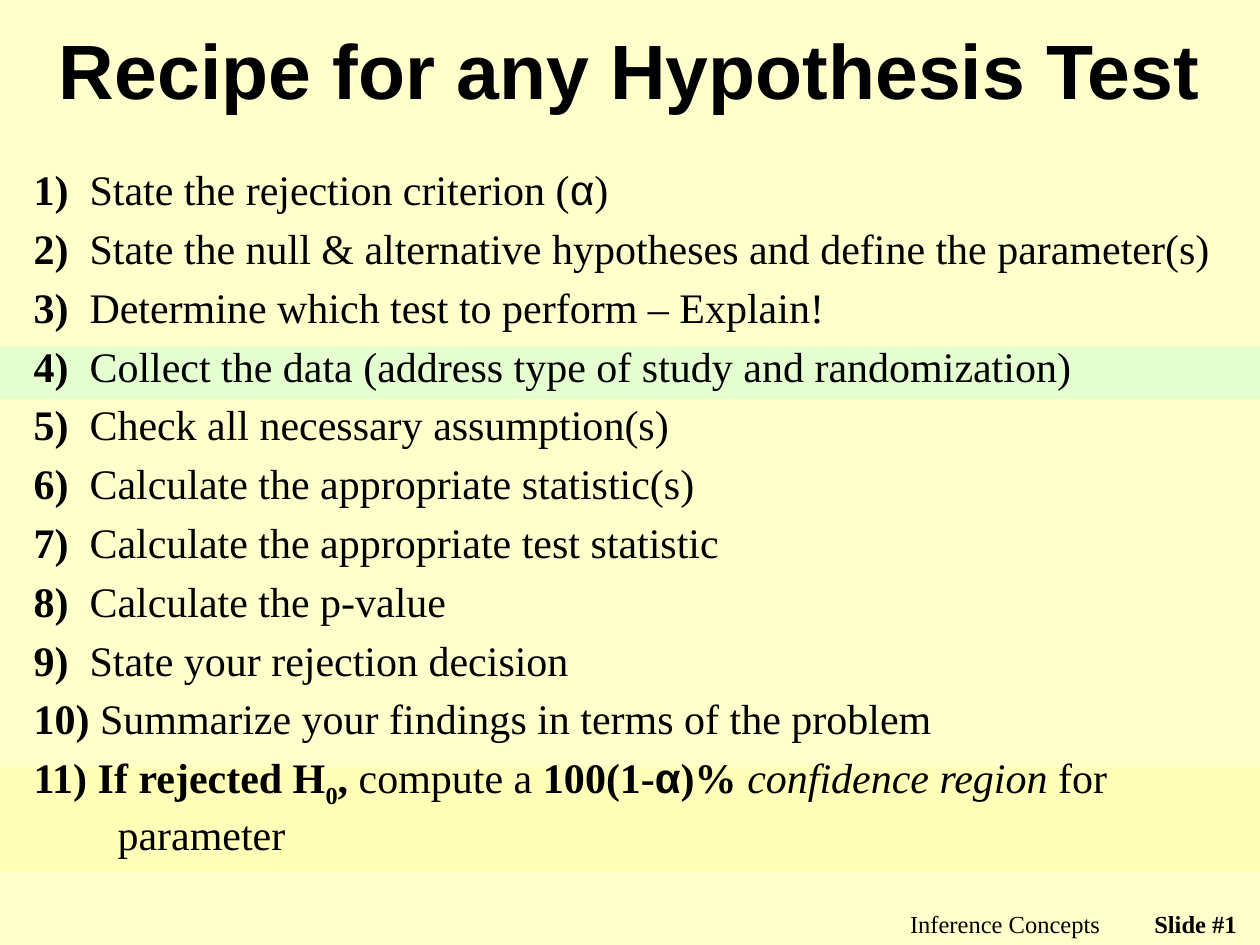
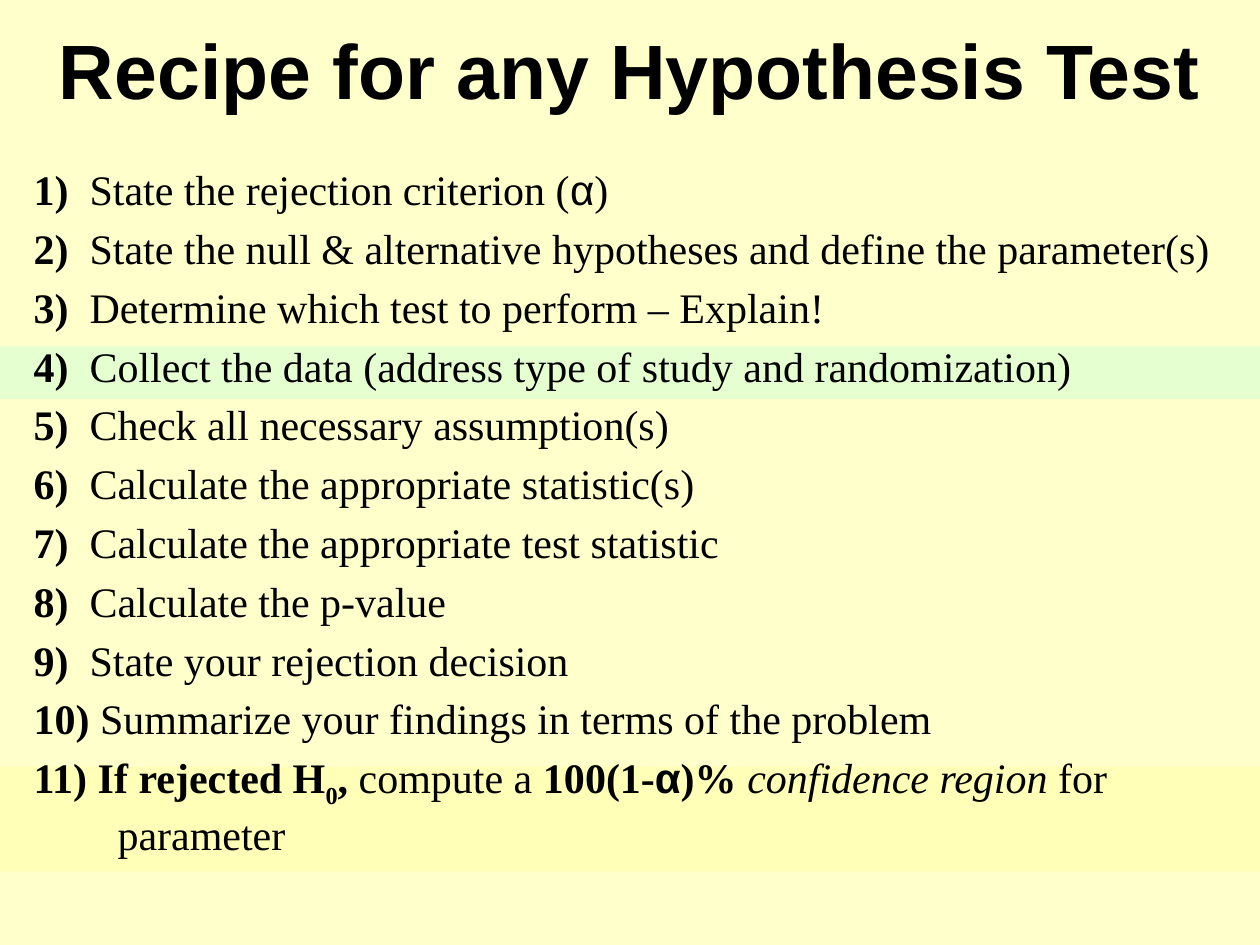
Before and after one commit to droglenc/NCMTH107, a slide deck: slide 1 of modules/1_Sample_Z/PPT1.pptx. Drawn at 1260x945 pixels with LibreOffice and Linux fonts; fonts in the diff are those of the drawing; background and template pictures are left out. Boxes give left, top, right and bottom in pixels: in the first picture for what was removed or moved away, otherwise in the second. Text is boxed around its words. In the diff, an @@ line names an element or a change of style, - is before the commit and + after.

```diff
--- a/modules/1_Sample_Z/PPT1.pptx
+++ b/modules/1_Sample_Z/PPT1.pptx
@@ text removed at (x1=910, y1=915, x2=1100, y2=939) @@
-Inference Concepts
@@ page number removed at (x1=1154, y1=916, x2=1237, y2=934) @@
-Slide #1
```
Also in this commit, not shown: 1 slide added.
